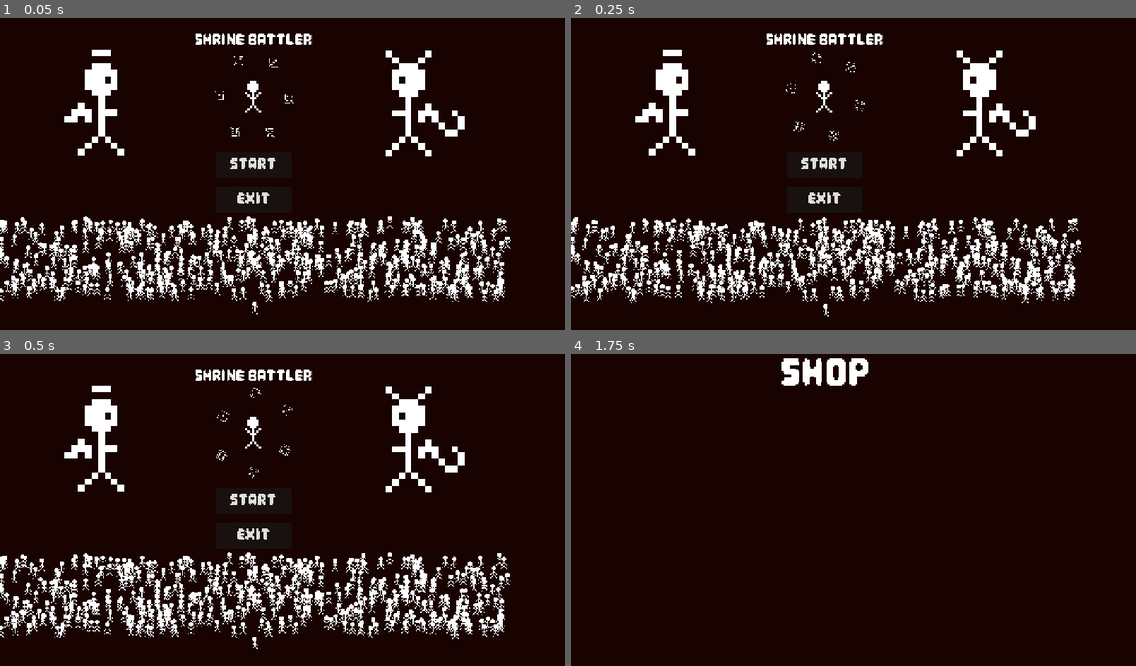
Above: before the commit, frames 1-4 (two rows, left to right).
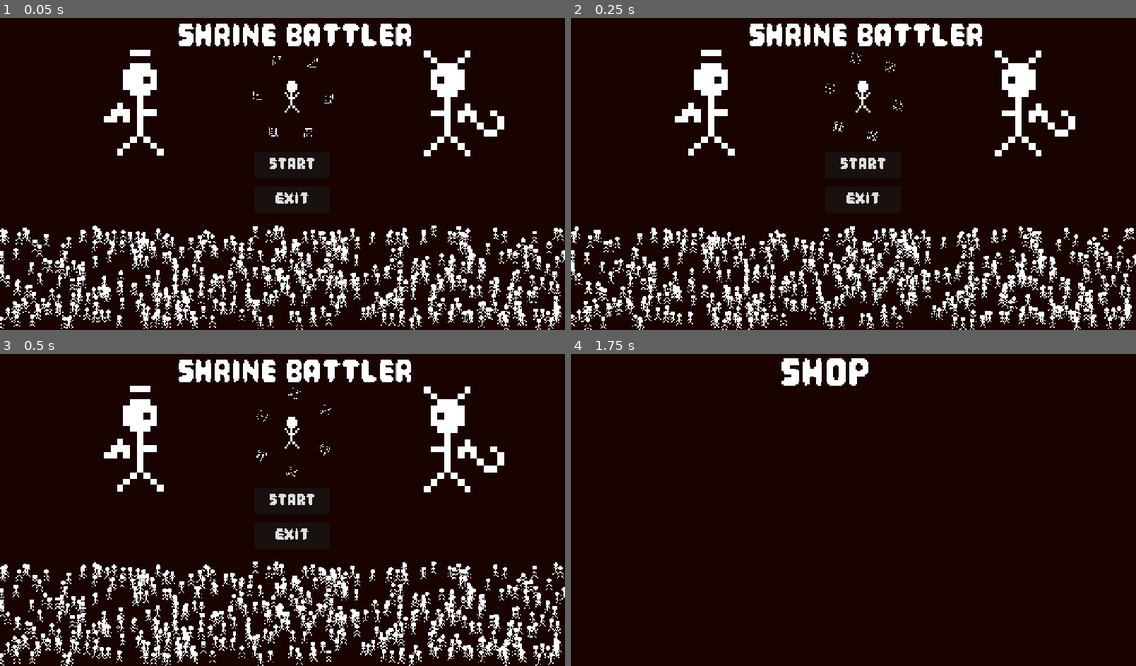
Above: after the commit, the same moments.

Repository: salbrandi/B1TJam2026
Game: Godot game, scene res://UI/Menu.tscn
Same seed, same stepped clock (60 frames per second), same inputs: the game is played once before the commit and once after it.
Inputs (mouse positions are in pixels of both pictures, inside the frame that each line leads up to):
- Up to frame 1 (0.05 s): no input
- Up to frame 2 (0.25 s): no input
- Up to frame 3 (0.5 s): no input
- Up to frame 4 (1.75 s): click "Start" at 0.5 s; tap Enter at 1.25 s; move the mouse to (977, 491) at 1.27 s; click (977, 491) at 1.42 s

The runs differ from the first frame. In frame 1, 19% of the frame differs, in the area x 0-100%, y 1-100%; in frame 2, 19%; in frame 3, 19%; in frame 4, nothing differs.

Commit message:
added final win screen adjusted pivot calc adjusted menu scale

Diff:
--- a/UI/Menu.tscn
+++ b/UI/Menu.tscn
@@ -18,9 +18,9 @@
 [node name="FollowerContainer" type="Container" parent="." unique_id=320998963]
 layout_mode = 0
 offset_left = 1.0
-offset_top = 484.0
-offset_right = 1151.0
-offset_bottom = 647.0
+offset_top = 504.0
+offset_right = 1280.0
+offset_bottom = 712.0
 
 [node name="Follower" parent="FollowerContainer" unique_id=1446825379 instance=ExtResource("3_f2m7h")]
 position = Vector2(577, 194)
@@ -28,43 +28,44 @@
 
 [node name="Label" type="Label" parent="." unique_id=514327121]
 layout_mode = 0
-offset_left = 440.0
-offset_top = 40.0
-offset_right = 707.0
-offset_bottom = 89.0
+offset_left = 402.0
+offset_top = 8.0
+offset_right = 669.0
+offset_bottom = 57.0
+scale = Vector2(2, 2)
 theme = ExtResource("2_h7hgu")
 text = "Shrine Battler"
 
 [node name="StartButton" type="Button" parent="." unique_id=1073174090]
 layout_mode = 0
-offset_left = 488.0
+offset_left = 576.0
 offset_top = 317.0
-offset_right = 660.0
+offset_right = 748.0
 offset_bottom = 375.0
 theme = ExtResource("2_h7hgu")
 text = "Start"
 
 [node name="ExitGame" type="Button" parent="." unique_id=1282393345]
 layout_mode = 0
-offset_left = 488.0
+offset_left = 576.0
 offset_top = 396.0
-offset_right = 660.0
+offset_right = 748.0
 offset_bottom = 454.0
 theme = ExtResource("2_h7hgu")
 text = "Exit"
 
 [node name="Angel" type="Sprite2D" parent="." unique_id=319257024]
-position = Vector2(237.00003, 205)
+position = Vector2(325.00003, 205)
 scale = Vector2(15, 15)
 texture = ExtResource("4_3qhay")
 
 [node name="Devil" type="Sprite2D" parent="." unique_id=1420659533]
-position = Vector2(933.00006, 206.00002)
+position = Vector2(1021.0001, 206.00002)
 scale = Vector2(15, 15)
 texture = ExtResource("5_gj576")
 
 [node name="DiceCharacter" parent="." unique_id=1915844384 instance=ExtResource("6_gj576")]
-position = Vector2(576.00006, 192)
+position = Vector2(664.00006, 192)
 scale = Vector2(5, 5)
 
 [connection signal="pressed" from="StartButton" to="." method="_on_start_button_pressed"]
--- a/UI/dice_character_pivot.gd
+++ b/UI/dice_character_pivot.gd
@@ -8,5 +8,5 @@
 
 # Called every frame. 'delta' is the elapsed time since the previous frame.
 func _process(delta: float) -> void:
-	rotation += 1.0 * delta
+	rotation += delta
 	pass
--- /dev/null
+++ b/UI/final_win.gd
@@ -0,0 +1,35 @@
+extends Control
+
+@onready var firework = $Firework
+
+func _ready() -> void:
+	spawn_fireworks()
+	pass
+
+
+func _process(delta: float) -> void:
+	pass
+
+func spawn_fireworks() -> void:
+	var window_size = get_viewport_rect().size
+
+	var max_x = window_size.x
+	var max_y = window_size.y
+
+	for i in range(500):
+		var duplicated_firework = firework.duplicate()
+		var random_x  = randf_range(0.0, max_x)
+		var random_y = randf_range(0.0, max_y)
+
+		duplicated_firework.show()
+		add_child(duplicated_firework)
+		duplicated_firework.position = Vector2(random_x, random_y)
+
+		await get_tree().create_timer(1.5).timeout
+
+	pass
+
+
+func _on_back_to_menu_pressed() -> void:
+	get_tree().change_scene_to_file("res://UI/Menu.tscn")
+	pass
--- /dev/null
+++ b/UI/final_win.tscn
@@ -0,0 +1,38 @@
+[gd_scene format=3 uid="uid://bjc3067dfy7wi"]
+
+[ext_resource type="Script" uid="uid://pwwcb0jc0ysu" path="res://UI/final_win.gd" id="1_t641b"]
+[ext_resource type="Theme" uid="uid://x7yljq6un6p8" path="res://UI/default_theme.tres" id="2_3ly53"]
+[ext_resource type="PackedScene" uid="uid://wssnl82u7gt0" path="res://UI/firework.tscn" id="3_uyqdc"]
+
+[node name="FinalWin" type="Control" unique_id=105094686]
+layout_mode = 3
+anchors_preset = 15
+anchor_right = 1.0
+anchor_bottom = 1.0
+grow_horizontal = 2
+grow_vertical = 2
+script = ExtResource("1_t641b")
+
+[node name="Label" type="Label" parent="." unique_id=1612310206]
+layout_mode = 0
+offset_left = 488.0
+offset_top = 264.0
+offset_right = 643.0
+offset_bottom = 313.0
+scale = Vector2(2, 2)
+theme = ExtResource("2_3ly53")
+text = "You Win!"
+
+[node name="Firework" parent="." unique_id=1476126513 instance=ExtResource("3_uyqdc")]
+visible = false
+
+[node name="BackToMenu" type="Button" parent="." unique_id=296365330]
+layout_mode = 0
+offset_left = 520.0
+offset_top = 440.0
+offset_right = 762.0
+offset_bottom = 498.0
+theme = ExtResource("2_3ly53")
+text = "Back To Menu"
+
+[connection signal="pressed" from="BackToMenu" to="." method="_on_back_to_menu_pressed"]
--- /dev/null
+++ b/UI/firework.tscn
@@ -0,0 +1,22 @@
+[gd_scene format=3 uid="uid://wssnl82u7gt0"]
+
+[ext_resource type="Texture2D" uid="uid://c3h6btfvtfyqx" path="res://UI/Sprites/firework_dot.png" id="1_88xos"]
+
+[sub_resource type="Gradient" id="Gradient_e3l0p"]
+colors = PackedColorArray(1, 1, 1, 1, 0, 0, 0, 1)
+
+[node name="Fireworks" type="CPUParticles2D" unique_id=1476126513]
+amount = 500
+texture = ExtResource("1_88xos")
+lifetime = 2.0
+speed_scale = 2.0
+explosiveness = 1.0
+lifetime_randomness = 1.0
+spread = 180.0
+gravity = Vector2(0, 40)
+initial_velocity_min = 50.0
+initial_velocity_max = 150.0
+damping_min = 40.0
+damping_max = 60.0
+scale_amount_min = 0.5
+color_ramp = SubResource("Gradient_e3l0p")
--- a/UI/menu.gd
+++ b/UI/menu.gd
@@ -4,7 +4,6 @@
 @onready var followerContainer = $FollowerContainer
 
 func _ready() -> void:
-	get_viewport_rect()
 	randomly_generate_crowd()
 	pass
 
Binary file added: UI/Sprites/firework_dot.png
Not shown, added: UI/Sprites/firework_dot.png.import
Not shown, added: UI/final_win.gd.uid
